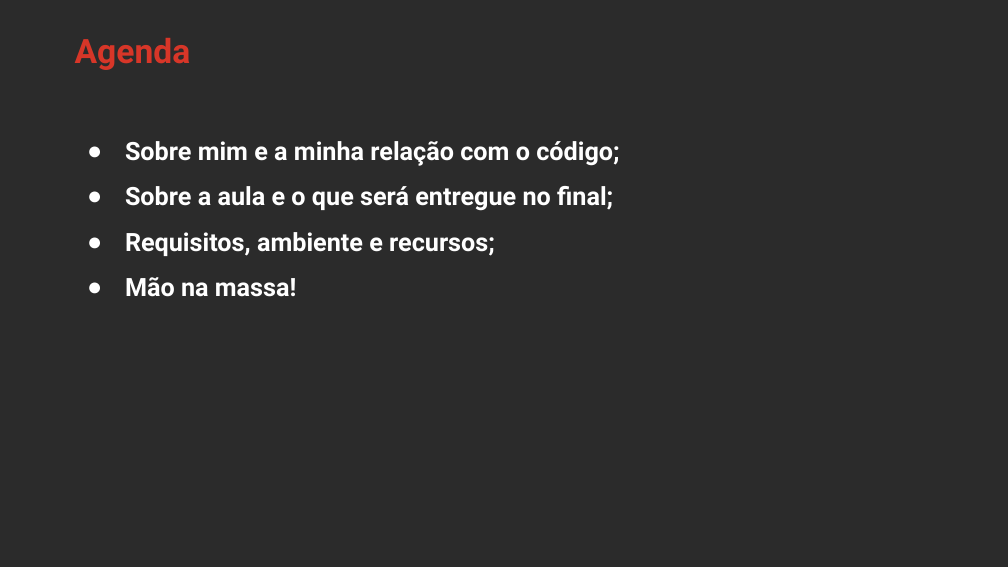
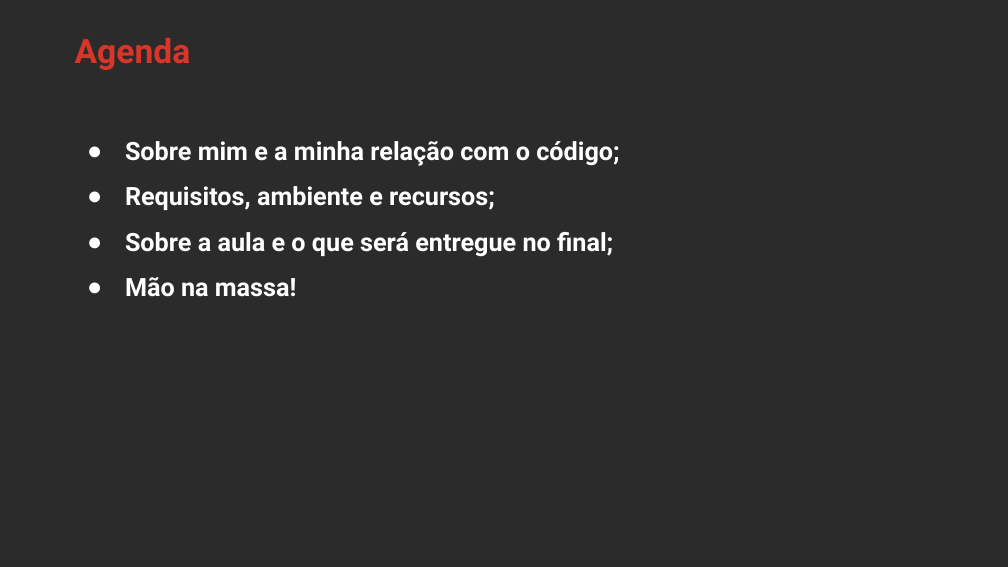
Before and after one commit to rocketseat-creators-program/spring-mail-sender-thymeleaf-2021-09-25, a slide deck: slide 2 of src/main/resources/static/docs/Apresentacao_Spring_Mail_Thymeleaf.pptx. Drawn at 1008x567 pixels with LibreOffice and Linux fonts; fonts in the diff are those of the drawing; background and template pictures are left out; a plain dark background stands for a picture behind light text. Boxes give left, top, right and bottom in pixels: in the first picture for what was removed or moved away, otherwise in the second. Text is boxed around its words. In the diff, an @@ line names an element or a change of style, - is before the commit and + after.

```diff
--- a/src/main/resources/static/docs/Apresentacao_Spring_Mail_Thymeleaf.pptx
+++ b/src/main/resources/static/docs/Apresentacao_Spring_Mail_Thymeleaf.pptx
@@ text at [125, 186, 495, 210]: paragraph added @@
+● Requisitos, ambiente e recursos;
@@ text at [125, 232, 495, 256]: paragraph removed @@
-● Requisitos, ambiente e recursos;
```
Also in this commit, not shown: 2 other slides changed, 11 slides removed.
